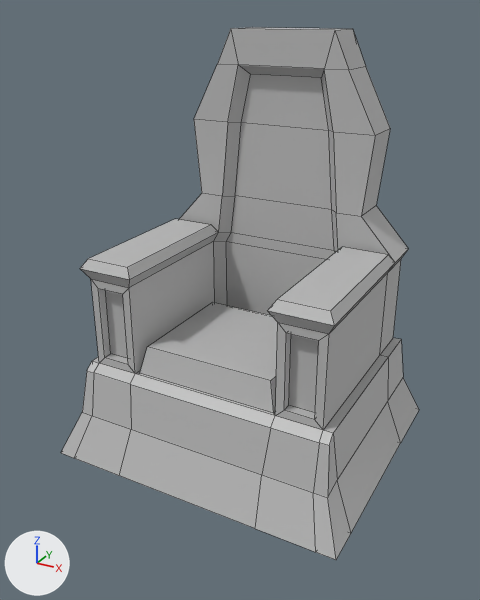
One commit to the FBX model Assets/Game/Content/Models/Throne_01.fbx: the scene before it, then after it.
Rendered twice from a 50 mm lens placed at (0.779, -1.472, 1.154), pointed at (0.027, -0.105, 0.47). The axes (+X, +Y, +Z) are drawn at lower left. The lights are the same throughout. Mesh edges are drawn as thin lines. Where no turn or scale is listed for an object, it has been applied to the vertices.

In view in the first picture: 'Throne_01'.
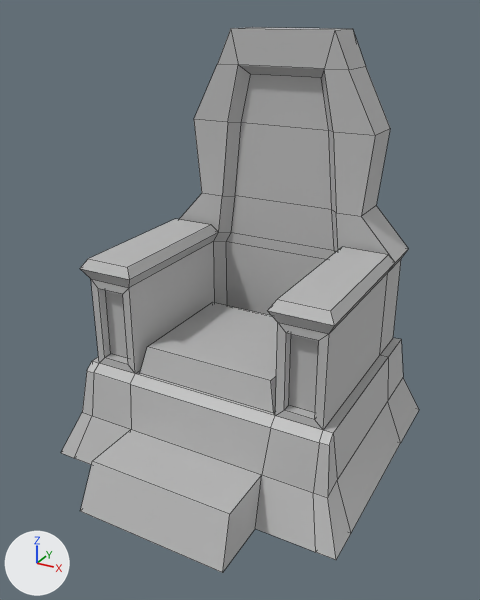
Where the change shows, as pixel boxes (x1, y1, x2, y2) in the pictures (480 x 600 px):
'Throne_01', reshaped: before (61, 27, 419, 560); after (61, 27, 419, 573)
part 1 of me_mesh, built on: before (120, 430, 262, 528); after (80, 430, 262, 573)

Edits to the bpy script that builds the scene:
```text
Change me_mesh:
    where me_mesh.from_pydata(...)  # 160 vertices, 160 faces; spans x -0.415..0.415, y -0.354..0.354, z 0.0..1.105
    used by ob_throne_01; location = (0.0, 0.0, 0.0)
    verts and faces of me_mesh; kept vertices keep their numbers, new ones are numbered from 160
    before: 8 (0.206, -0.354, 0.0) at pixel (255, 528), 9 (-0.206, -0.354, 0.0) at pixel (119, 475), 146 (-0.196, -0.303, 0.121) at pixel (131, 429), 147 (0.196, -0.303, 0.121) at pixel (261, 474)
    me_mesh part 1
    add delete_faces([(8, 147, 146, 9)])
    add for new, old in zip([*range(160, 164)], [8, 9, 146, 147]): verts[new] = verts[old] + (0.0, -0.157, 0.0)
    add faces += [(160, 163, 162, 161), (8, 160, 161, 9), (8, 147, 163, 160), (146, 162, 163, 147), (9, 161, 162, 146)]
```
